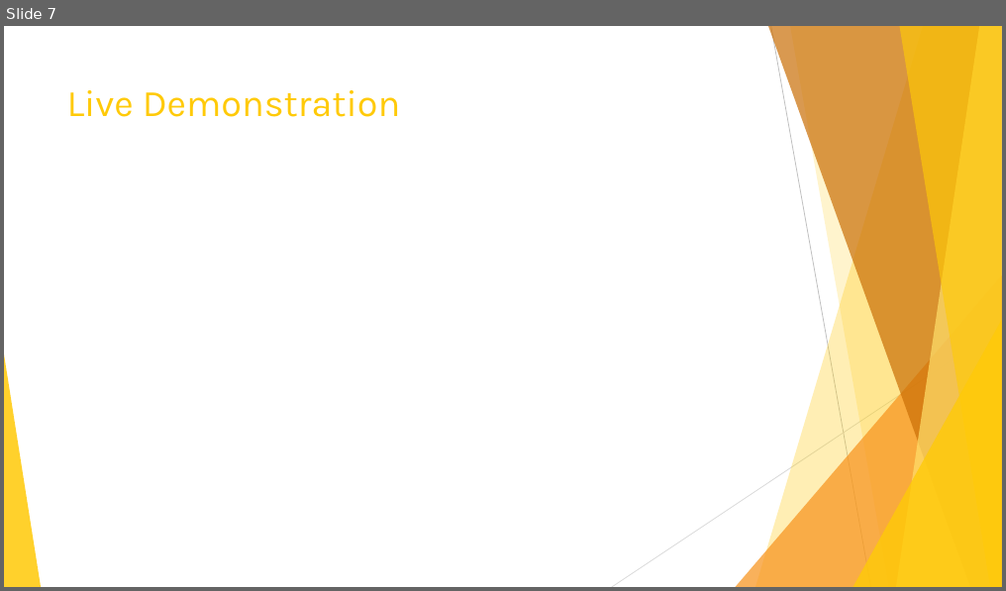
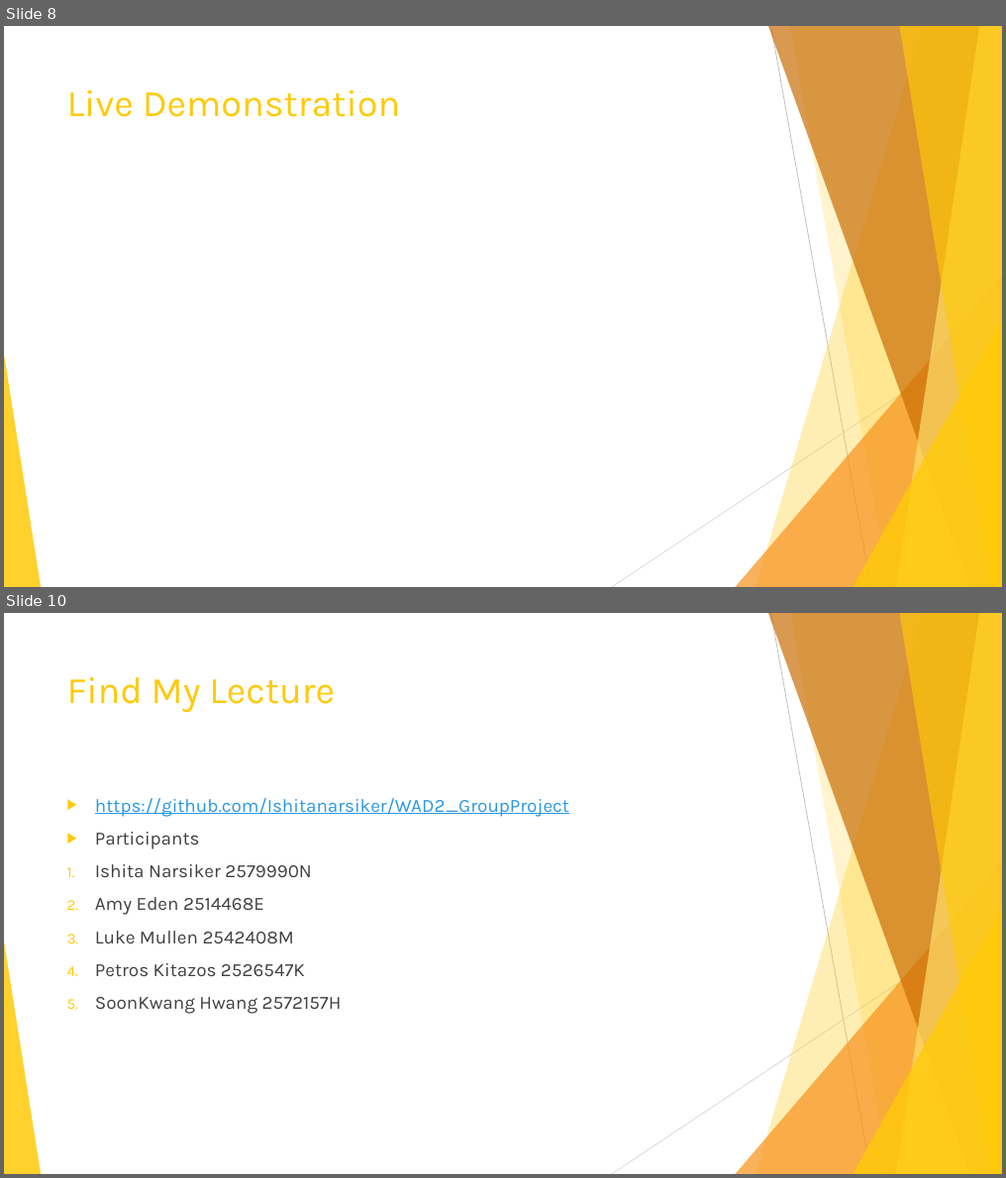
Before and after one commit to Ishitanarsiker/WAD2_GroupProject, a slide deck: Presentation.pptx. Shown one above the other, each under a label of ours: slide 7 before the commit, slides 8 and 10 after it; the slides between them are not shown. The pictures are 1006x591 and 1006x1178 pixels, drawn with LibreOffice and Linux fonts; fonts in the diff are those of the drawing. Boxes give left, top, right and bottom in pixels: in the first picture for what was removed or moved away, otherwise in the second. Text is boxed around its words. In the diff, an @@ line names an element or a change of style, - is before the commit and + after.

```diff
--- a/Presentation.pptx
+++ b/Presentation.pptx
@@ slide 10 added at (x1=4, y1=613, x2=1002, y2=1174), background #FFFFFF; not listed: 10 template elements that a slide beside it also shows @@
@@ title added at (x1=67, y1=677, x2=335, y2=713), 36 pt, text #FFCA08 @@
+Find My Lecture
@@ text added at (x1=95, y1=798, x2=569, y2=1014), 18 pt, text #404040 @@
+▶ https://github.com/Ishitanarsiker/WAD2_GroupProject
+▶ Participants
+1. Ishita Narsiker 2579990N
+2. Amy Eden 2514468E
+3. Luke Mullen 2542408M
+4. Petros Kitazos 2526547K
+5. SoonKwang Hwang 2572157H
@@ what was slide 7 is now slide 8 @@
```
Also in this commit, not shown: 4 slides changed, 4 other slides added, 2 slides removed.
